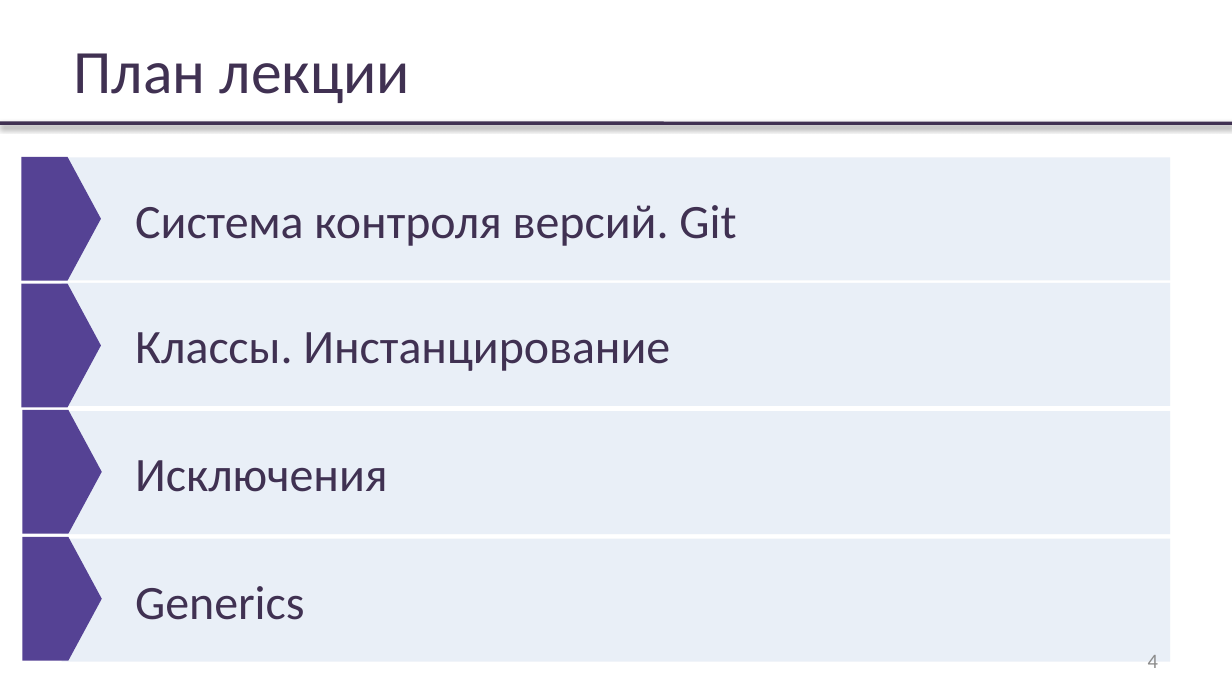
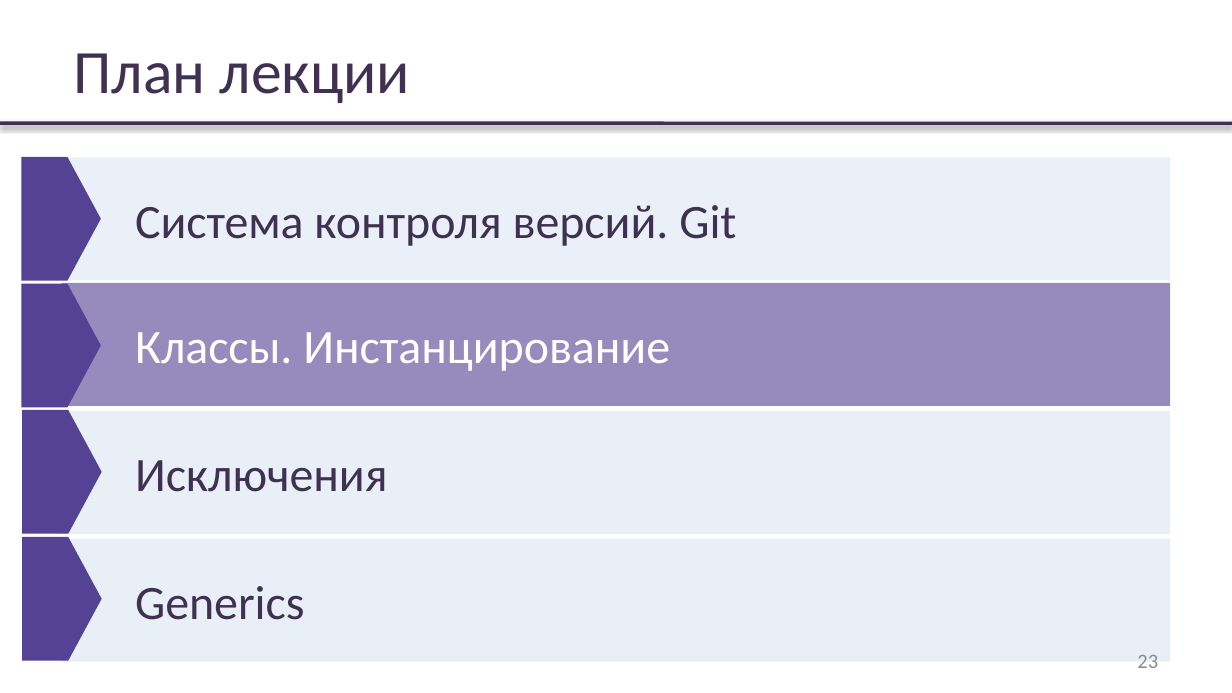
Before and after one commit to rybalkinsd/atom, a slide deck: slide 23 of lecture3/presentation/lecture03.pptx (slide 4 before the commit). Drawn at 1232x693 pixels with LibreOffice and Linux fonts; fonts in the diff are those of the drawing; background and template pictures are left out. Boxes give left, top, right and bottom in pixels: in the first picture for what was removed or moved away, otherwise in the second. Text is boxed around its words. In the diff, an @@ line names an element or a change of style, - is before the commit and + after.

```diff
--- a/lecture3/presentation/lecture03.pptx
+++ b/lecture3/presentation/lecture03.pptx
@@ rectangle "Система контроля версий. Git" at (x1=62, y1=158, x2=1170, y2=281): fill #DCE6F2 at 61% opacity to #EAF0F7 @@
@@ rectangle "Классы. Инстанцирование" resized from (x1=135, y1=332, x2=670, y2=371) to (x1=62, y1=283, x2=1170, y2=407) @@
@@ rectangle "Классы. Инстанцирование" at (x1=62, y1=283, x2=1170, y2=407): text colour #403152 to #FFFFFF; fill none to #554294 at 61% opacity @@
@@ page number at (x1=1137, y1=655, x2=1158, y2=668): text changed @@
-4
+23
```
Also in this commit, not shown: 8 other slides changed, 10 slides added, 3 slides removed.
